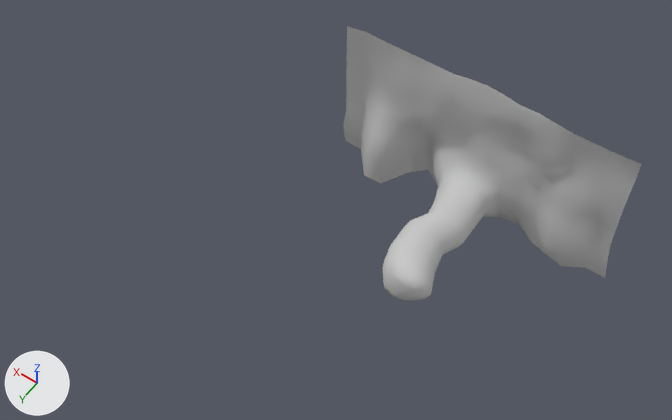
The FBX model Assets/mesh/cave.FBX: old version first, new version second.
One viewpoint serves both versions: a 50 mm lens placed at (9.5, 60.6, 84.6), pointed at (43.7, 12.8, 9.4). Lighting does not change. The marker at lower left points along +X, +Y and +Z. Where no turn or scale is listed for an object, it has been applied to the vertices.

The first picture shows 'cave'.
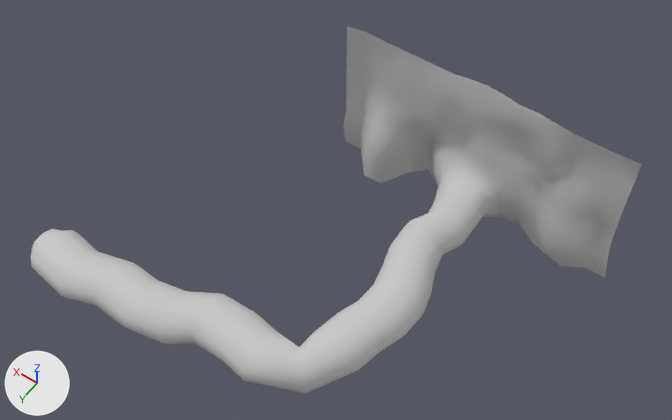
Pixel boxes [x1, y1, x2, y2] of what changed, in the pictures (672 x 420 px):
'cave', reshaped (104% wider, 34% taller): before [343, 26, 641, 301]; after [31, 26, 641, 394]
part 1 of me_mesh, built on: before [382, 260, 431, 301]; after [31, 229, 431, 394]

The change, as a list of edits to the scene's bpy script:
```text
Change me_mesh:
    used by ob_cave; location = (36.24, -3.85, 0.0)
    remove me_mesh.from_pydata(...)  # 237 vertices, 424 faces; spans x -17.5..17.5, y -1.5..17.2, z -1.6..19.0
    add me_mesh.from_pydata(...)  # 393 vertices, 736 faces; spans x -17.5..33.5, y -1.5..38.1, z -1.6..19.0
    me_mesh part 1
    15 vertices are removed from x -2.8..1.1, y 16.7..17.2, z 0.5..4.5
    40 faces are deleted
    129 vertices are added at x -4.4..33.5, y 18.1..38.1, z 0.1..5.1
    9 new vertices lie (-0.6, 2.7, 0.0) away from vertices in x -4.0..2.2, y 15.4..15.7, z 0.1..4.8
    5 new vertices lie (0.2, 3.1, 0.0) away from vertices in x -0.6..1.6, y 18.1..18.2, z 0.1..3.9
    5 new vertices lie (0.9, 2.6, 0.0) away from vertices in x -0.4..1.8, y 21.2..21.3, z 0.1..3.9
    5 new vertices lie (0.6, 2.9, 0.0) away from vertices in x 0.5..2.7, y 23.8..23.9, z 0.1..3.9
    6 new vertices lie (3.9, 0.1, 0.0) away from vertices in x 8.8..9.2, y 28.1..34.2, z 1.2..4.8
    6 new vertices lie (0.0, 1.5, -0.3) away from vertices in x 6.0..27.6, y 28.9..35.1, z 0.4..5.1
    6 new vertices lie (0.0, 0.0, 1.3) away from vertices in x 3.2..31.3, y 28.2..31.4, z 1.3
    352 new faces join them
```
